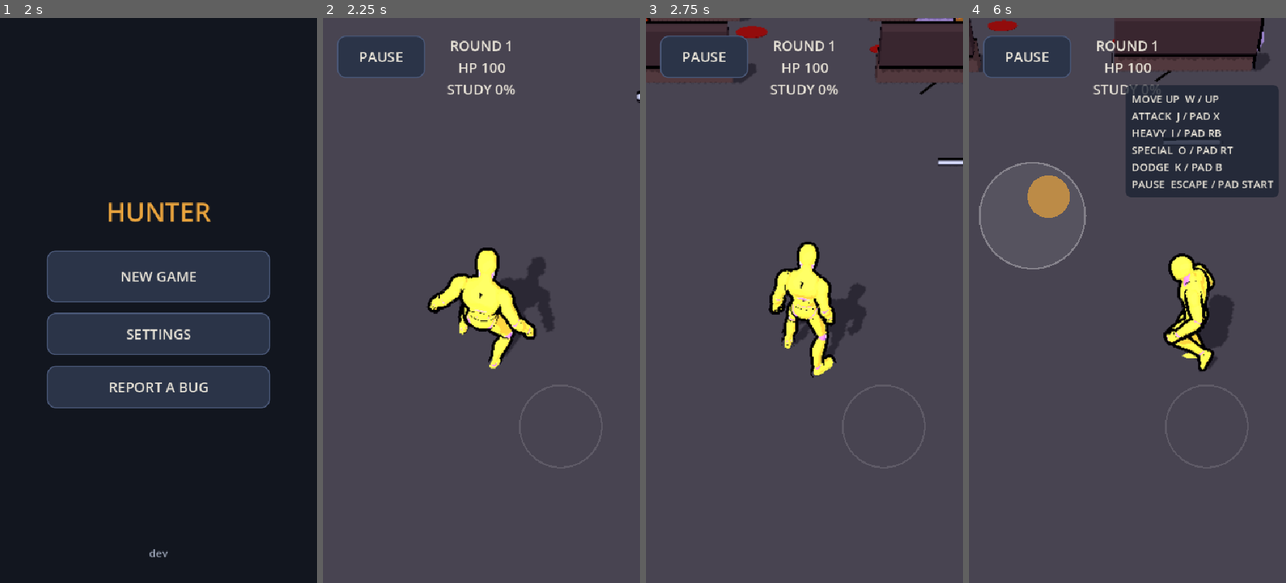
Above: before the commit, frames 1-4 (left to right).
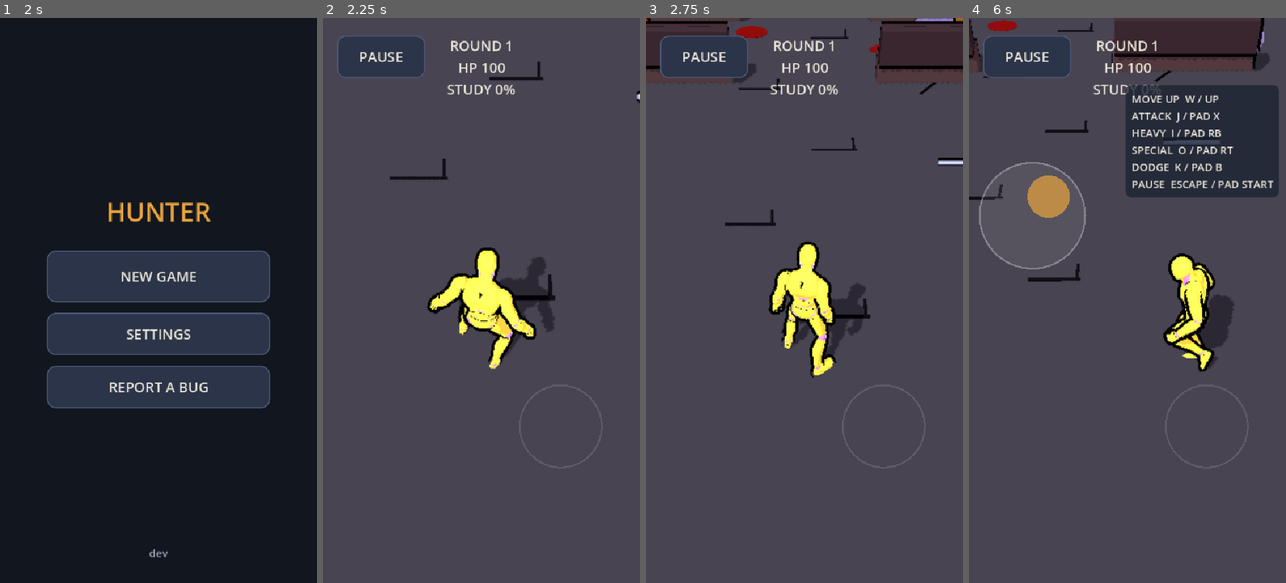
Above: after the commit, the same moments.

Repository: duffpowell-commits/hunter
Game: Godot game, scene res://scenes/boot.tscn
Same seed, same stepped clock (60 frames per second), same inputs: the game is played once before the commit and once after it.
Inputs (mouse positions are in pixels of both pictures, inside the frame that each line leads up to):
- Up to frame 1 (2 s): tap Enter at 0.5 s; move the mouse to (228, 272) at 0.52 s; hold D (move_right) 0.53-1.25 s; hold L (aim) 0.53-1.25 s; click (228, 272) at 0.67 s; tap Space (jump) at 0.77 s; click "SKIP" at 1.25 s
- Up to frame 2 (2.25 s): click "NEW GAME" at 2 s
- Up to frame 3 (2.75 s): no input
- Up to frame 4 (6 s): drag from (1048, 379) to (1111, 413) at 2.77 s; move the mouse to (1206, 379) at 3.52 s; hold D (move_right) 3.53-4.25 s; hold C (crouch) 3.53-4.25 s; click (1206, 379) at 3.67 s; drag from (1111, 413) to (1032, 215) at 4.27 s; move the mouse to (1222, 385) at 5.02 s; hold A (move_left) 5.03-5.75 s; hold I (heavy) 5.03-5.75 s; tap Space (jump) at 5.27 s; drag from (1032, 215) to (1079, 159) at 5.77 s

Frame 1 is identical in both runs. In frame 2, 0.4% of the frame differs, in the area x 21-74%, y 7-51%; in frame 3, 0.4%, in the area x 5-71%, y 1-54%; in frame 4, 0.4%.

Commit message:
feat: add cracked aisle, worn pew detail and warm candles to Pews

Diff:
--- a/scripts/pews_arena.gd
+++ b/scripts/pews_arena.gd
@@ -45,6 +45,50 @@
 			var x: float = float(side) * 2.5
 			_box(Vector3(x - 1.25, 0.0, z), Vector3(x + 1.25, 0.45, z + 0.28), Color("4b3938"))
 			_box(Vector3(x - 1.25, 0.45, z + 0.22), Vector3(x + 1.25, 1.05, z + 0.48), Color("382b2e"))
+	# Gothic Ink Realism environment pass: low-cost geometry, no extra lights.
+	# Broad ink cracks are slightly raised to avoid z-fighting with the arena floor.
+	for i in 8:
+		var z := -7.1 + float(i) * 1.65
+		var offset := -0.75 if i % 2 == 0 else 0.48
+		_box(Vector3(offset - 0.37, 0.035, z), Vector3(offset + 0.34, 0.049, z + 0.045), Color("151419"), false)
+		_box(Vector3(offset + 0.27, 0.035, z - 0.27), Vector3(offset + 0.31, 0.049, z + 0.04), Color("151419"), false)
+	# Weathered wood strips are decorative only; pew collision remains unchanged.
+	for row in range(3):
+		var z := -1.0 - float(row) * 2.1
+		for side in [-1.0, 1.0]:
+			var x := float(side) * 2.5
+			for scratch in 3:
+				var sx := x - 0.9 + float(scratch) * 0.75
+				_box(Vector3(sx, 1.055, z + 0.31), Vector3(sx + 0.37, 1.066, z + 0.335), Color("211d21"), false)
+	# Ordinary candle flames use warm, unshaded emission, never occult magenta.
+	var flame_mat := StandardMaterial3D.new()
+	flame_mat.shading_mode = BaseMaterial3D.SHADING_MODE_UNSHADED
+	flame_mat.albedo_color = Color("e6ae55")
+	flame_mat.emission_enabled = true
+	flame_mat.emission = Color("d4a028")
+	flame_mat.emission_energy_multiplier = 1.1
+	for at in [Vector3(-1.45, 1.12, -8.45), Vector3(1.45, 1.12, -8.45),
+			Vector3(-5.8, 0.65, -6.0), Vector3(5.8, 0.65, -6.0)]:
+		var candle := MeshInstance3D.new()
+		var body_mesh := CylinderMesh.new()
+		body_mesh.top_radius = 0.09
+		body_mesh.bottom_radius = 0.1
+		body_mesh.height = 0.35
+		body_mesh.radial_segments = 8
+		candle.mesh = body_mesh
+		candle.material_override = _toon(Color("b8a78b"), false)
+		candle.position = at
+		add_child(candle)
+		var flame := MeshInstance3D.new()
+		var flame_mesh := SphereMesh.new()
+		flame_mesh.radius = 0.055
+		flame_mesh.height = 0.17
+		flame_mesh.radial_segments = 8
+		flame_mesh.rings = 4
+		flame.mesh = flame_mesh
+		flame.material_override = flame_mat
+		flame.position = at + Vector3(0.0, 0.24, 0.0)
+		add_child(flame)
 	for side in [-1.0, 1.0]:
 		var pane := _box(Vector3(side * 8.0 - 0.08, 2.2, -8.0), Vector3(side * 8.0 + 0.08, 5.2, -4.0), Color("57394f"), false)
 		pane.name = "StainedGlass"
